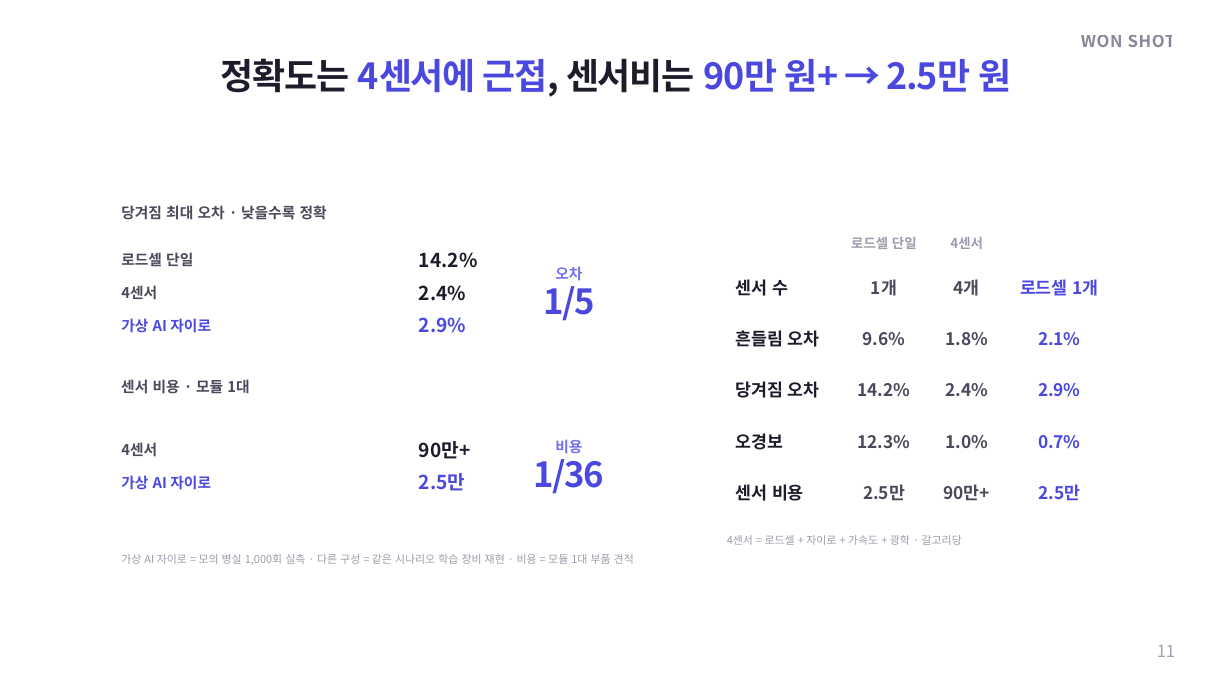
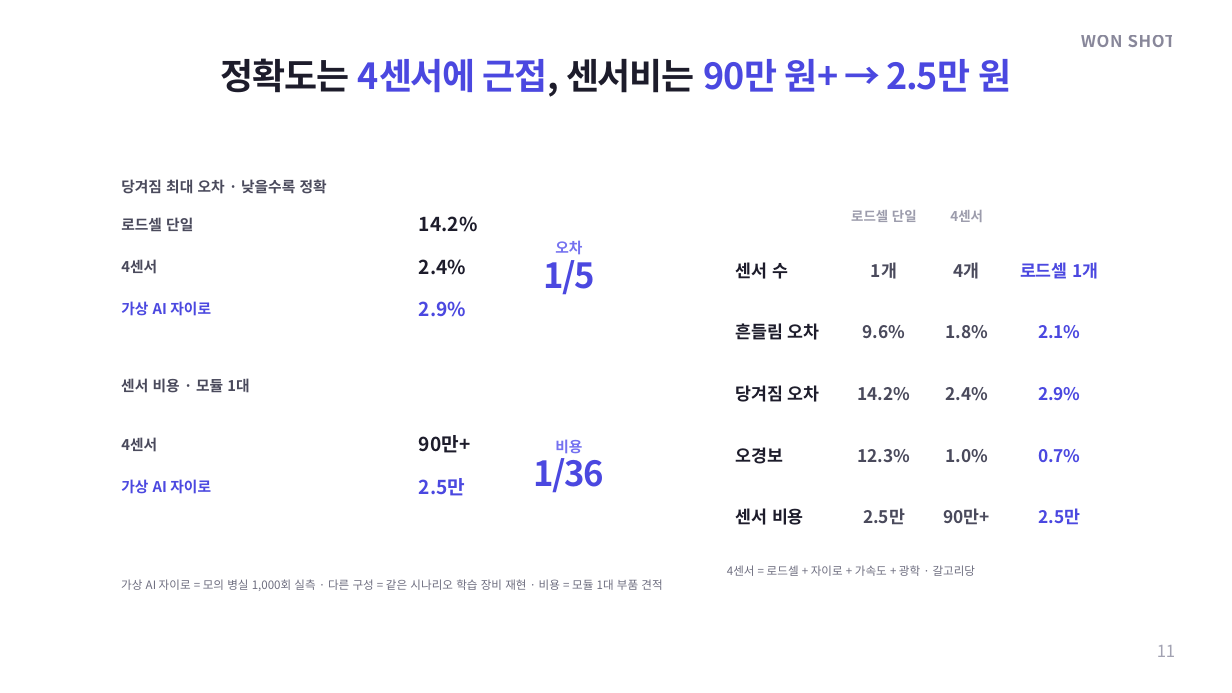
Before and after one commit to yhkwon2004/pet_test, a slide deck: slide 11 of export/INFU-RETRO_IR_WON-SHOT_editable.pptx. Drawn at 1232x693 pixels with LibreOffice and Linux fonts; fonts in the diff are those of the drawing; background and template pictures are left out. Boxes give left, top, right and bottom in pixels: in the first picture for what was removed or moved away, otherwise in the second. Text is boxed around its words. In the diff, an @@ line names an element or a change of style, - is before the commit and + after.

```diff
--- a/export/INFU-RETRO_IR_WON-SHOT_editable.pptx
+++ b/export/INFU-RETRO_IR_WON-SHOT_editable.pptx
@@ 7 texts: place and size @@
-7 texts at (121,205,983,321)
+7 texts at (121,179,983,295)
@@ text "로드셀 단일": place and size @@
-text "로드셀 단일" at (121,252,193,267)
+text "로드셀 단일" at (121,217,193,232)
@@ text "14.2%": place and size @@
-text "14.2%" at (419,252,477,268)
+text "14.2%" at (419,216,477,232)
@@ 6 texts: place and size @@
-6 texts at (121,279,1099,333)
+6 texts at (121,262,1099,317)
@@ 6 texts: place and size @@
-6 texts at (121,330,1081,459)
+6 texts at (121,323,1081,453)
@@ 4 texts: place and size @@
-4 texts at (736,433,1081,450)
+4 texts at (736,447,1081,464)
@@ 6 texts: place and size @@
-6 texts at (121,381,1081,491)
+6 texts at (121,385,1081,496)
@@ 4 texts: place and size @@
-4 texts at (736,484,1080,501)
+4 texts at (736,508,1080,525)
@@ text "4센서 = 로드셀 + 자이로 ..." at (727,565,976,576): size 8.5 to 9 pt, text colour #9C9CAC to #6E6E80 @@
@@ text "4센서 = 로드셀 + 자이로 ...": place and size @@
-text "4센서 = 로드셀 + 자이로 ..." at (727,535,962,545)
+text "4센서 = 로드셀 + 자이로 ..." at (727,565,976,576)
@@ text "가상 AI 자이로 = 모의 ...": place and size @@
-text "가상 AI 자이로 = 모의 ..." at (121,554,634,565)
+text "가상 AI 자이로 = 모의 ..." at (121,579,662,591)
@@ text "가상 AI 자이로 = 모의 ..." at (121,579,662,591): size 8.5 to 9 pt, text colour #9C9CAC to #6E6E80 @@
```
Also in this commit, not shown: 15 other slides changed, 3 other files.
